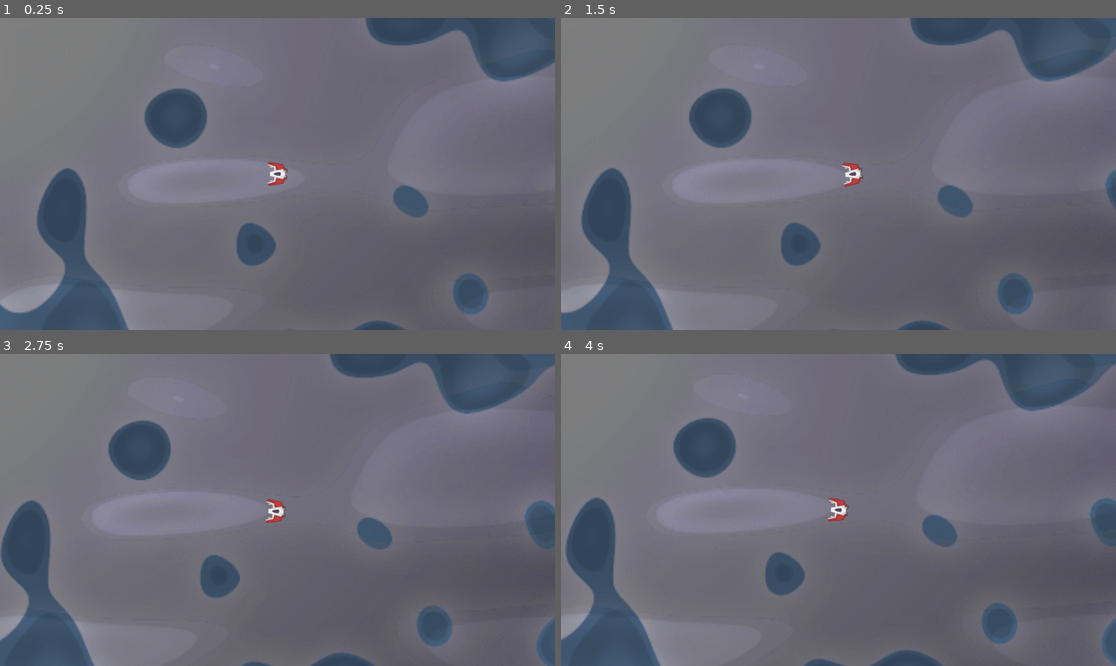
Above: before the commit, frames 1-4 (two rows, left to right).
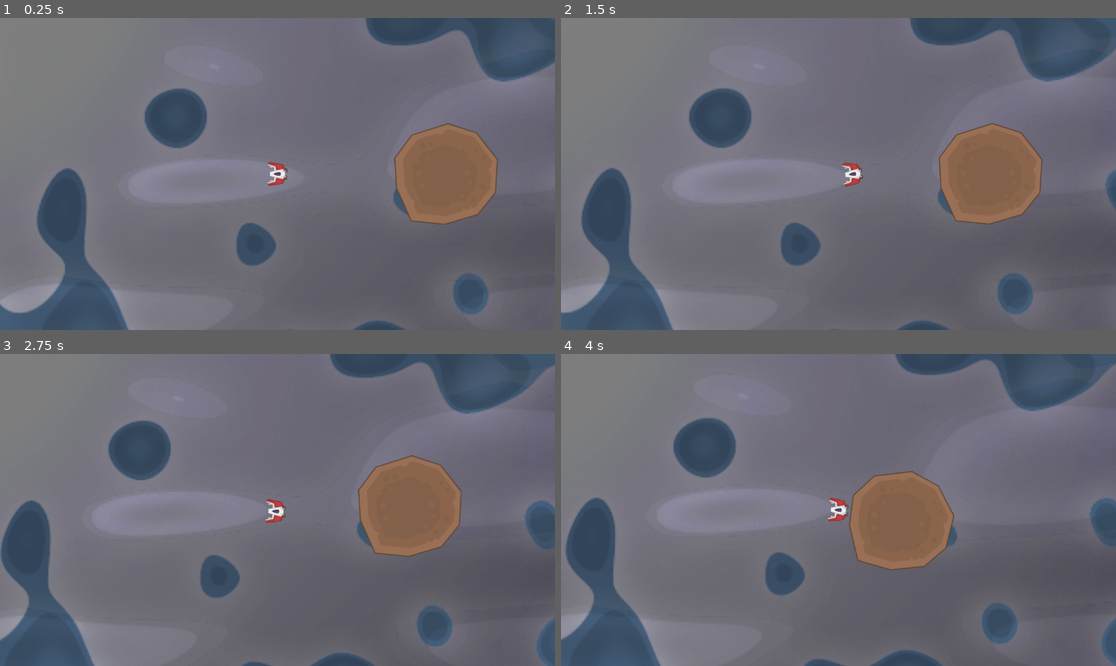
Above: after the commit, the same moments.

Repository: YoungRichShiner/SpaceDeliveryWorking
Game: Godot game, scene res://Scenes/Main.tscn
The game is run twice, just before and just after one commit, with the same random seed, the same clock (stepped at 60 frames per second) and the same inputs.
Inputs (mouse positions are in pixels of both pictures, inside the frame that each line leads up to):
- Up to frame 1 (0.25 s): no input
- Up to frame 2 (1.5 s): tap Enter (ui_accept) at 0.5, 0.77 s; move the mouse to (960, 158) at 0.52 s; hold W (Go) 0.53-1.28 s; move the mouse to (727, 189) at 1.27 s; hold S (Reverse) from 1.28 s (still down); tap A (Turn L) at 1.35 s
- Up to frame 3 (2.75 s): tap Enter (ui_accept) at 1.52 s; move the mouse to (333, 441) at 2.02 s; release S (Reverse) at 2.03 s; tap D (Turn R) at 2.1 s
- Up to frame 4 (4 s): move the mouse to (810, 572) at 2.77 s; click (810, 572) at 2.85 s; tap Enter (ui_accept) at 3.02, 3.77 s; move the mouse to (1005, 556) at 3.52 s; hold S (Reverse) from 3.53 s (still down); hold Shift (landing_mode) from 3.53 s (still down)

The runs differ from the first frame. In frame 1, 4.8% of the frame differs, in the area x 70-90%, y 33-67%; in frame 2, 4.8%; in frame 3, 4.8%, in the area x 64-84%, y 32-66%; in frame 4, 4.8%.

Commit message:
asteroid

Diff:
--- a/make-space/Scenes/Main.tscn
+++ b/make-space/Scenes/Main.tscn
@@ -1,13 +1,30 @@
-[gd_scene load_steps=3 format=3 uid="uid://dx6yv84s0rbrp"]
+[gd_scene load_steps=5 format=3 uid="uid://dx6yv84s0rbrp"]
 
 [ext_resource type="Texture2D" uid="uid://bev87xxe2mxgr" path="res://Assets/planet04.png" id="1_88vay"]
+[ext_resource type="Texture2D" uid="uid://db42qwlap514a" path="res://Assets/spaceMeteors_001.png" id="1_lrghr"]
 [ext_resource type="PackedScene" uid="uid://bna8iso4kf2yc" path="res://Scenes/player_ship.tscn" id="2_yqy3r"]
+
+[sub_resource type="CircleShape2D" id="CircleShape2D_fsvun"]
+radius = 220.02
 
 [node name="Node2D" type="Node2D"]
 
+[node name="RigidBody2D" type="RigidBody2D" parent="."]
+position = Vector2(700, 0)
+collision_layer = 2
+collision_mask = 3
+
+[node name="Sprite2D" type="Sprite2D" parent="RigidBody2D"]
+scale = Vector2(2, 2)
+texture = ExtResource("1_lrghr")
+
+[node name="CollisionShape2D" type="CollisionShape2D" parent="RigidBody2D"]
+shape = SubResource("CircleShape2D_fsvun")
+
+[node name="PlayerShip" parent="." instance=ExtResource("2_yqy3r")]
+
 [node name="Sprite2D" type="Sprite2D" parent="."]
+z_index = -1
 position = Vector2(2.84217e-14, 0)
 scale = Vector2(6.257, 6)
 texture = ExtResource("1_88vay")
-
-[node name="PlayerShip" parent="." instance=ExtResource("2_yqy3r")]
--- a/make-space/Scenes/player_ship.tscn
+++ b/make-space/Scenes/player_ship.tscn
@@ -16,6 +16,8 @@
 script = ExtResource("2_655ih")
 
 [node name="WhipBeam" type="Line2D" parent="RigidBody2D/GrappleController"]
+top_level = true
+z_index = 1
 width = 0.3
 default_color = Color(0.0235294, 1, 1, 1)
 antialiased = true
